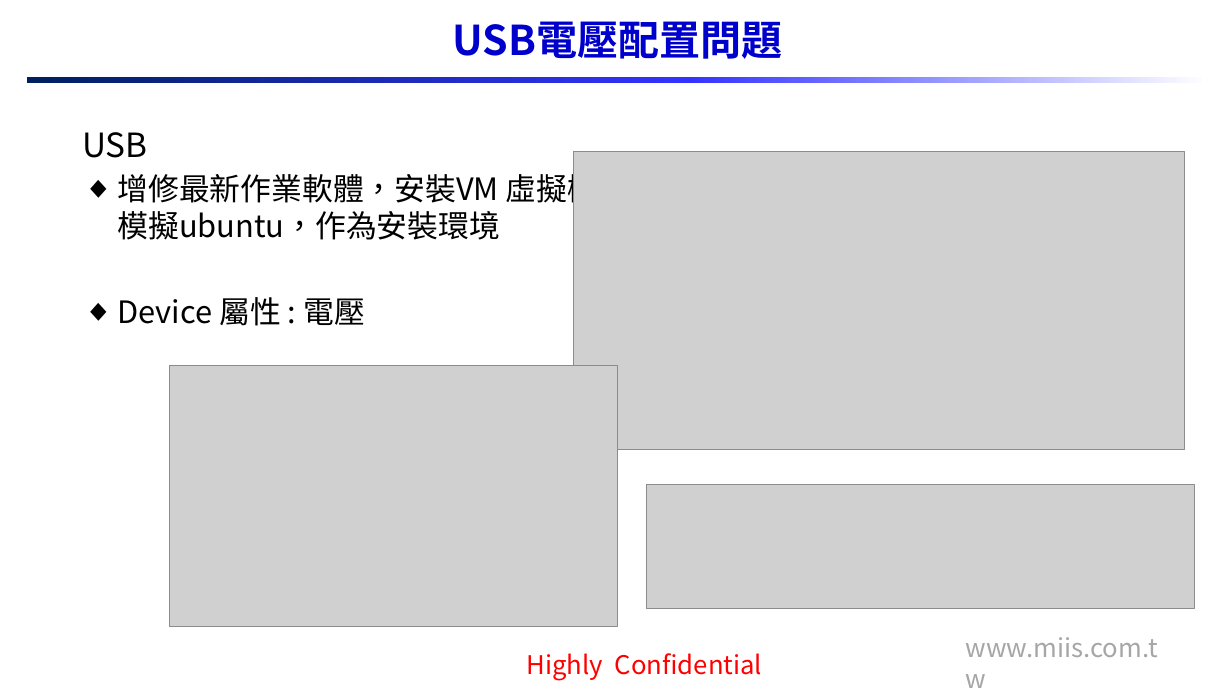
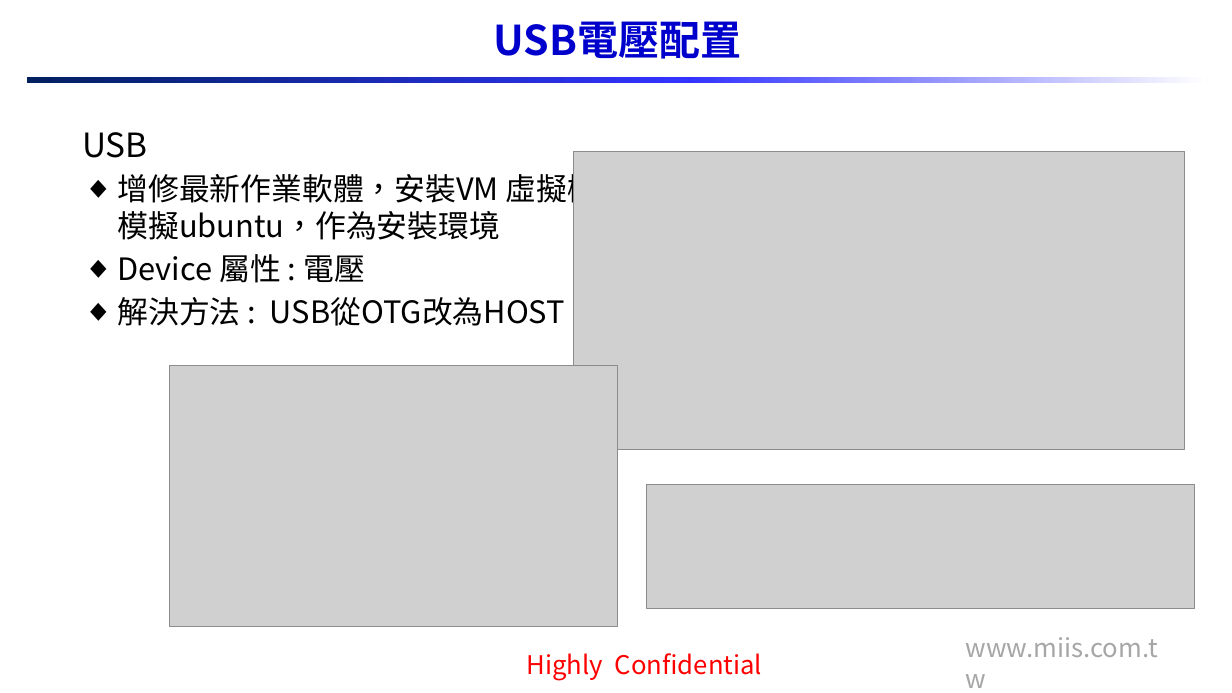
Before and after one commit to Yu-Chian-Lin/tx2-, a slide deck: slide 3 of 日報&週報/2019027weekly_report_Peter.pptx. Drawn at 1232x693 pixels with LibreOffice and Linux fonts; fonts in the diff are those of the drawing; grey boxes stand for pictures; background and template pictures are left out. Boxes give left, top, right and bottom in pixels: in the first picture for what was removed or moved away, otherwise in the second. Text is boxed around its words. In the diff, an @@ line names an element or a change of style, - is before the commit and + after.

```diff
--- a/日報&週報/2019027weekly_report_Peter.pptx
+++ b/日報&週報/2019027weekly_report_Peter.pptx
@@ title at (494, 21, 742, 59): text changed @@
-USB電壓配置問題
+USB電壓配置
@@ text at (117, 297, 565, 326): paragraph added @@
+    ◆ 解決方法 : USB從OTG改為HOST
```
Also in this commit, not shown: 3 other slides changed, 1 slide added, 5 other files.
